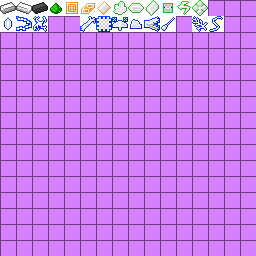
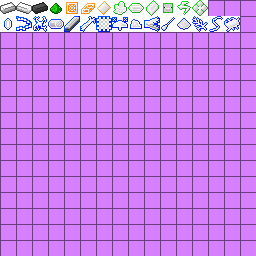
Layers edited between the first and the second 256x256 image:
painted on "femtocraft_items.png" over [48, 16, 240, 32]
